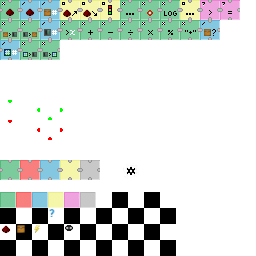
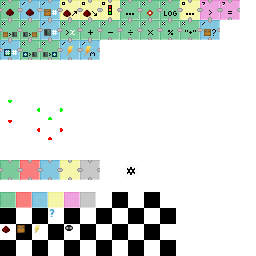
Two versions of the same layered image (256px x 256px). Layer-by-layer changes:
painted on "icons.png" over (x1=23, y1=40, x2=100, y2=60)
